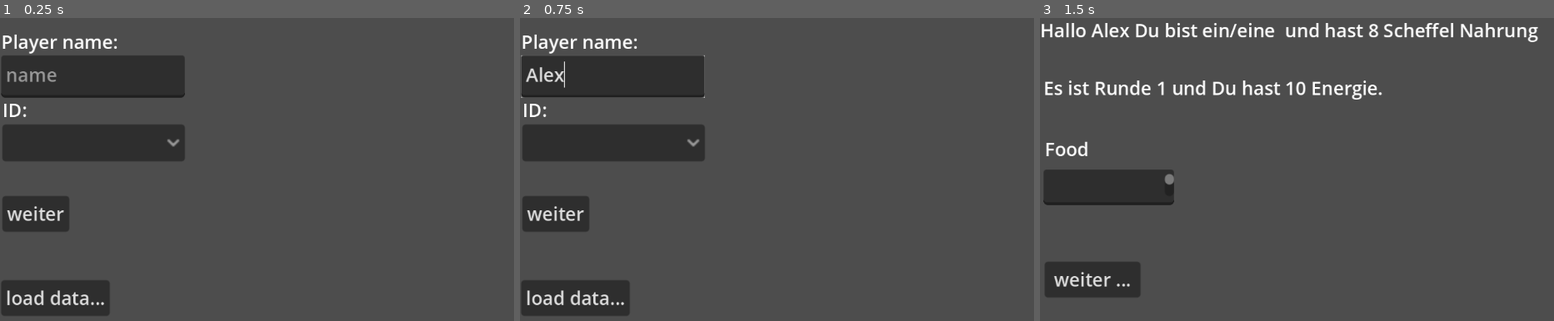
Above: before the commit, frames 1-3 (left to right).
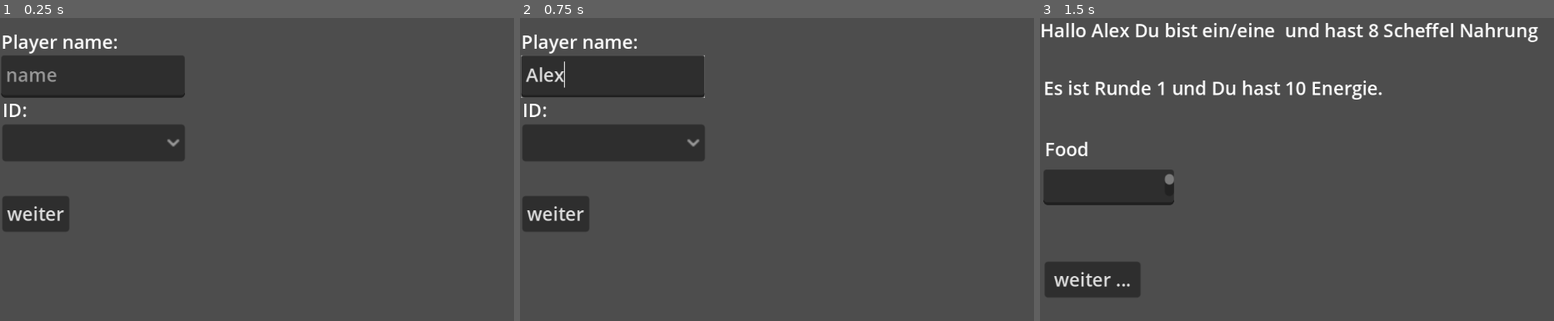
Above: after the commit, the same moments.

Repository: markusweiss/godot-protype-save
Game: Godot game, scene res://scenes/player_data.tscn
Two runs of this game, one before a commit and one after it. Both use one fixed random seed, a clock stepped at 60 frames per second and the inputs below. The project has no main scene, so this scene is started directly.
Inputs (mouse positions are in pixels of both pictures, inside the frame that each line leads up to):
- Up to frame 1 (0.25 s): no input
- Up to frame 2 (0.75 s): click (612, 75) at 0.52 s; type "Alex" at 0.6 s
- Up to frame 3 (1.5 s): click "weiter" at 1.25 s

The runs differ from the first frame. In frame 1, 2.3% of the frame differs, in the area x 0-22%, y 86-99%; in frame 2, 2.3%; in frame 3, nothing differs.

Commit message:
add main and load data

Diff:
--- a/savegame.json
+++ b/savegame.json
@@ -1 +1 @@
-{"player_energy":10,"player_food":76,"player_id":"Alien","player_name":"Leily","player_round":4}
+{"player_energy":10,"player_food":110,"player_id":"Alien","player_name":"Lila","player_round":3}
--- /dev/null
+++ b/scenes/main.tscn
@@ -0,0 +1,33 @@
+[gd_scene load_steps=2 format=3 uid="uid://blt4e5jeapee2"]
+
+[ext_resource type="Script" path="res://scripts/main.gd" id="1_q8qwg"]
+
+[node name="Node" type="Node"]
+script = ExtResource("1_q8qwg")
+
+[node name="HBoxContainer" type="HBoxContainer" parent="."]
+anchors_preset = 8
+anchor_left = 0.5
+anchor_top = 0.5
+anchor_right = 0.5
+anchor_bottom = 0.5
+offset_left = -44.0
+offset_top = -15.5
+offset_right = 44.0
+offset_bottom = 15.5
+grow_horizontal = 2
+grow_vertical = 2
+
+[node name="VBoxContainer" type="VBoxContainer" parent="HBoxContainer"]
+layout_mode = 2
+
+[node name="NewGame" type="Button" parent="HBoxContainer/VBoxContainer"]
+layout_mode = 2
+text = "new game"
+
+[node name="LoadGame" type="Button" parent="HBoxContainer/VBoxContainer"]
+layout_mode = 2
+text = "load game..."
+
+[connection signal="pressed" from="HBoxContainer/VBoxContainer/NewGame" to="." method="_on_new_game_pressed"]
+[connection signal="pressed" from="HBoxContainer/VBoxContainer/LoadGame" to="." method="_on_load_game_pressed"]
--- a/scenes/player_data.tscn
+++ b/scenes/player_data.tscn
@@ -46,12 +46,4 @@
 offset_bottom = 186.0
 text = "weiter"
 
-[node name="load" type="Button" parent="."]
-offset_left = 1.0
-offset_top = 228.0
-offset_right = 95.0
-offset_bottom = 259.0
-text = "load data..."
-
-[connection signal="pressed" from="weiter" to="." method="_on_button_pressed"]
-[connection signal="pressed" from="load" to="." method="_on_load_pressed"]
+[connection signal="pressed" from="weiter" to="." method="_on_weiter_pressed"]
--- a/scripts/global.gd
+++ b/scripts/global.gd
@@ -41,4 +41,10 @@
 		var parse_result = json.parse(json_string)
 		var node_data = json.get_data()
 
+		player_name = node_data.player_name
+		player_id = node_data.player_id
+		player_food = node_data.player_food
+		player_energy = node_data.player_energy
+		player_round = node_data.player_round
+
 		print(node_data)
--- /dev/null
+++ b/scripts/main.gd
@@ -0,0 +1,10 @@
+extends Node
+
+
+func _on_new_game_pressed():
+	get_tree().change_scene_to_file("res://scenes/player_data.tscn")
+
+
+func _on_load_game_pressed():
+	Global.load_data()
+	get_tree().change_scene_to_file("res://scenes/gaming_data.tscn")
--- a/scripts/player_data.gd
+++ b/scripts/player_data.gd
@@ -1,12 +1,7 @@
 extends Node2D
 
 
-func _on_button_pressed():
+func _on_weiter_pressed():
 	Global.player_name = $playername.text
 	Global.player_id = $playerid.text
 	get_tree().change_scene_to_file("res://scenes/gaming_data.tscn")
-
-
-func _on_load_pressed():
-	Global.load_data()
-	get_tree().change_scene_to_file("res://scenes/gaming_data.tscn")
